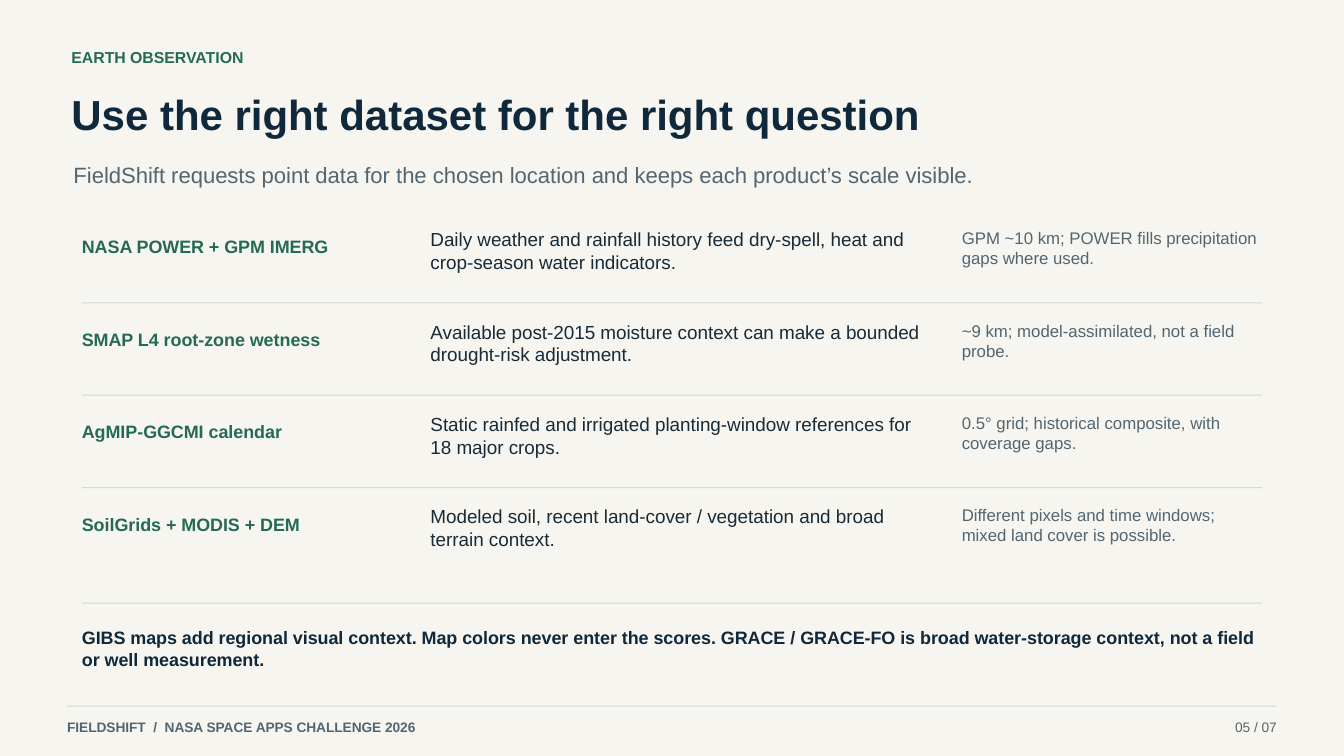
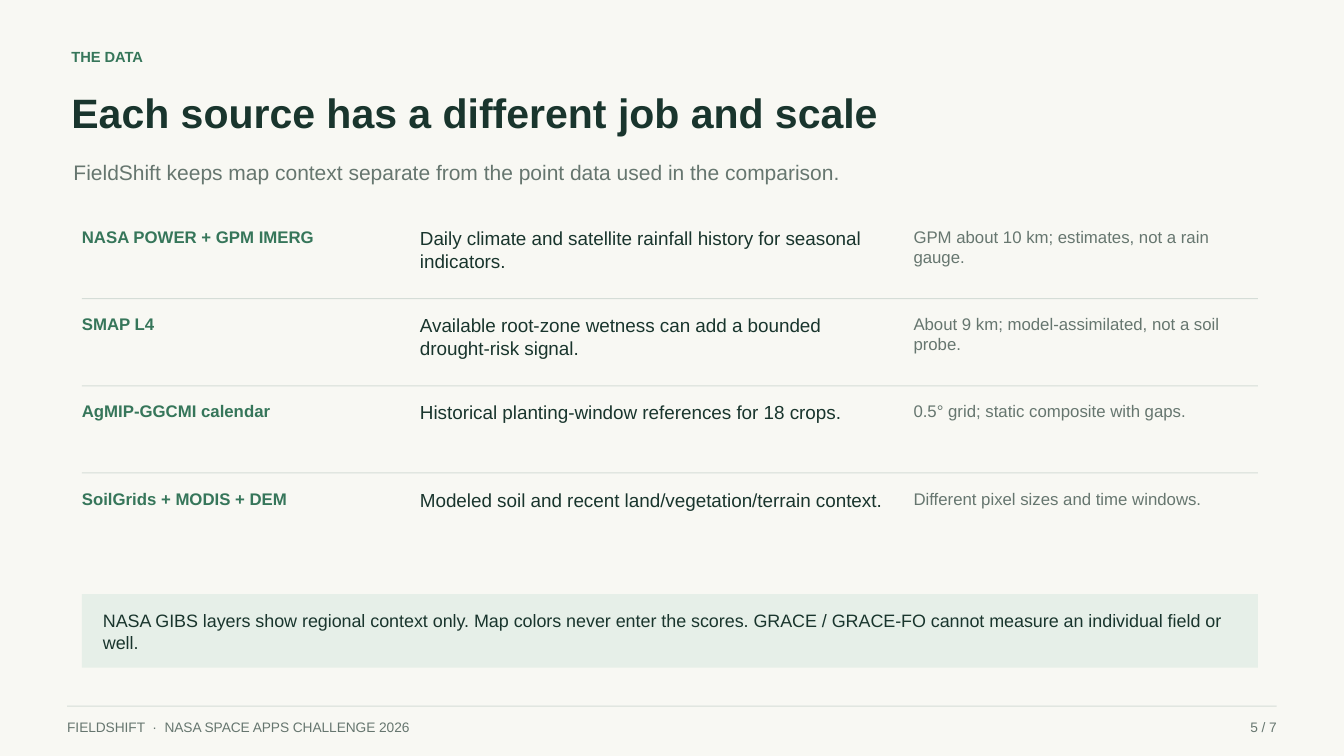
Before and after one commit to vtrsharvin-sj/Field-Shift, a slide deck: slide 5 of public/demo/FieldShift-Demo-v2.pptx. Drawn at 1344x756 pixels with LibreOffice and Linux fonts; fonts in the diff are those of the drawing. Boxes give left, top, right and bottom in pixels: in the first picture for what was removed or moved away, otherwise in the second. Text is boxed around its words. In the diff, an @@ line names an element or a change of style, - is before the commit and + after.

Commit message:
Refine hackathon presentation with light theme

```diff
--- a/public/demo/FieldShift-Demo-v2.pptx
+++ b/public/demo/FieldShift-Demo-v2.pptx
@@ background #F6F5EF to #F8F8F3 @@
@@ text at <box>71,52,143,62</box>: text changed; size 11.2 to 10.5 pt; text colour #256A56 to #36765A @@
-EARTH OBSERVATION
+THE DATA
@@ text at <box>71,98,878,137</box>: text changed; size 30 to 29.2 pt; text colour #10283B to #19352D @@
-Use the right dataset for the right question
+Each source has a different job and scale
@@ text at <box>73,165,839,185</box>: text changed; size 15.8 to 15 pt; text colour #526672 to #66766F @@
-FieldShift requests point data for the chosen location and keeps each product’s scale visible.
+FieldShift keeps map context separate from the point data used in the comparison.
@@ size 12.8 to 12 pt, text colour #256A56 to #36765A; vertical alignment middle to top in 3 elements at <box>82,405,270,421</box>, <box>82,493,287,505</box>, <box>82,231,314,243</box> @@
@@ text at <box>420,231,861,268</box>: text changed; text colour #172B38 to #19352D @@
-Daily weather and rainfall history feed dry-spell, heat and crop-season water indicators.
+Daily climate and satellite rainfall history for seasonal indicators.
@@ text at <box>914,231,1209,267</box>: text changed; text colour #526672 to #66766F @@
-GPM ~10 km; POWER fills precipitation gaps where used.
+GPM about 10 km; estimates, not a rain gauge.
@@ rectangle: place and size @@
-rectangle at <box>82,302,1262,303</box>
+rectangle at <box>82,298,1258,299</box>
@@ text at <box>82,318,155,330</box>: text changed; size 12.8 to 12 pt; text colour #256A56 to #36765A @@
-SMAP L4 root-zone wetness
+SMAP L4
@@ text "SMAP L4" at <box>82,318,155,330</box>: vertical alignment middle to top @@
@@ text at <box>420,318,821,359</box>: text changed; text colour #172B38 to #19352D @@
-Available post-2015 moisture context can make a bounded drought-risk adjustment.
+Available root-zone wetness can add a bounded drought-risk signal.
@@ text at <box>914,318,1219,354</box>: text changed; text colour #526672 to #66766F @@
-~9 km; model-assimilated, not a field probe.
+About 9 km; model-assimilated, not a soil probe.
@@ rectangle: place and size @@
-rectangle at <box>82,395,1262,396</box>
+rectangle at <box>82,385,1258,386</box>
@@ text "AgMIP-GGCMI calendar": place and size @@
-text "AgMIP-GGCMI calendar" at <box>82,425,282,442</box>
+text "AgMIP-GGCMI calendar" at <box>82,405,270,421</box>
@@ text at <box>420,405,841,423</box>: text changed; text colour #172B38 to #19352D @@
-Static rainfed and irrigated planting-window references for 18 major crops.
+Historical planting-window references for 18 crops.
@@ text at <box>914,405,1186,421</box>: text changed; text colour #526672 to #66766F @@
-0.5° grid; historical composite, with coverage gaps.
+0.5° grid; static composite with gaps.
@@ fill #CFD8D4 to #D5DDD7 in 3 elements at <box>82,298,1258,299</box>, <box>82,385,1258,386</box>, <box>82,473,1258,474</box> @@
@@ rectangle: place and size @@
-rectangle at <box>82,487,1262,488</box>
+rectangle at <box>82,473,1258,474</box>
@@ text "SoilGrids + MODIS + DEM": place and size @@
-text "SoilGrids + MODIS + DEM" at <box>82,518,300,531</box>
+text "SoilGrids + MODIS + DEM" at <box>82,493,287,505</box>
@@ text at <box>420,493,882,511</box>: text changed; text colour #172B38 to #19352D @@
-Modeled soil, recent land-cover / vegetation and broad terrain context.
+Modeled soil and recent land/vegetation/terrain context.
@@ text at <box>914,493,1201,509</box>: text changed; text colour #526672 to #66766F @@
-Different pixels and time windows; mixed land cover is possible.
+Different pixel sizes and time windows.
@@ rectangle: place and size @@
-rectangle at <box>82,603,1262,604</box>
+rectangle at <box>82,595,1258,668</box>
@@ rectangle at <box>82,595,1258,668</box>: fill #CFD8D4 to #E6EFE8 @@
@@ text at <box>103,614,1221,649</box>: text changed; text colour #10283B to #19352D; bold off @@
-GIBS maps add regional visual context. Map colors never enter the scores. GRACE / GRACE-FO is broad water-storage context, not a field or well measurement.
+NASA GIBS layers show regional context only. Map colors never enter the scores. GRACE / GRACE-FO cannot measure an individual field or well.
@@ text at <box>67,722,409,732</box>: text changed; text colour #526672 to #66766F; bold off @@
-FIELDSHIFT / NASA SPACE APPS CHALLENGE 2026
+FIELDSHIFT · NASA SPACE APPS CHALLENGE 2026
@@ text at <box>1250,722,1277,732</box>: text changed; text colour #526672 to #66766F @@
-05 / 07
+5 / 7
```
Also in this commit, not shown: 3 other slides changed, 3 slides added, 3 slides removed, 3 other files.
